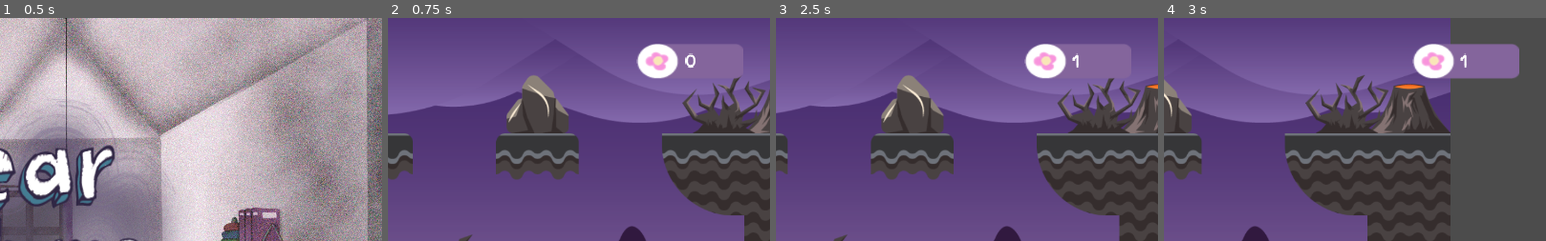
Above: before the commit, frames 1-4 (left to right).
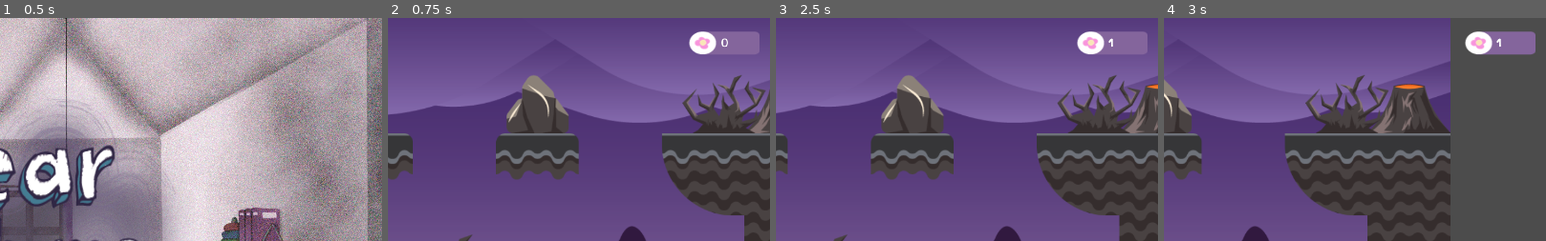
Above: after the commit, the same moments.

Repository: esterfogaca/WGJ2020
Game: Godot game, scene res://scenes/TitleScreen.tscn
The game is run twice, just before and just after one commit, with the same random seed, the same clock (stepped at 60 frames per second) and the same inputs.
Inputs (mouse positions are % of the whole screen's width and height, from its top left):
- Up to frame 1 (0.5 s): no input
- Up to frame 2 (0.75 s): click (51, 77) at 0.5 s
- Up to frame 3 (2.5 s): tap Enter (ui_accept) at 1.25, 1.35, 1.52, 1.82, 2.27, 2.3 s; hold Right (right) from 1.28 s (still down); tap R (run) at 2.1 s
- Up to frame 4 (3 s): tap Enter (ui_accept) at 2.57, 2.85 s; release Right (right) at 2.78 s; hold Left (left) from 2.78 s (still down)
The pictures show only the part of the screen within x 50-100%, y 0-50%; the shares and areas given below are measured in that part.

Frame 1 is identical in both runs. In frame 2, 3.3% of the frame differs, in the area x 65-98%, y 5-28%; in frame 3, 3.3%; in frame 4, 5.1%.

Commit message:
correção do posicionamento do score

Diff:
--- /dev/null
+++ b/scenes/Final_image.tscn
@@ -0,0 +1,10 @@
+[gd_scene load_steps=2 format=2]
+
+[ext_resource path="res://assets/bear/Ursinho-Sprites.jpg" type="Texture" id=1]
+
+[node name="Node2D" type="Node2D"]
+
+[node name="Ursinho-Sprites" type="Sprite" parent="."]
+position = Vector2( 534.862, 298.904 )
+scale = Vector2( 0.136856, 0.134201 )
+texture = ExtResource( 1 )
--- a/scenes/World.tscn
+++ b/scenes/World.tscn
@@ -95,14 +95,14 @@
 autoplay = true
 
 [node name="CanvasLayer" type="CanvasLayer" parent="."]
-scale = Vector2( 0.3, 0.3 )
-transform = Transform2D( 0.3, 0, 0, 0.3, 0, 0 )
+scale = Vector2( 0.2, 0.2 )
+transform = Transform2D( 0.2, 0, 0, 0.2, 0, 0 )
 
 [node name="Counter" parent="CanvasLayer" instance=ExtResource( 4 )]
-margin_left = 2817.65
-margin_top = 114.705
-margin_right = 2936.65
-margin_bottom = 154.705
+margin_left = 4576.03
+margin_top = 89.0308
+margin_right = 4695.03
+margin_bottom = 129.031
 rect_scale = Vector2( 4, 4 )
 [connection signal="picked_flower" from="Flower" to="Girl" method="_on_Flower_picked_flower"]
 [connection signal="picked_flower" from="Flower2" to="Girl" method="_on_Flower_picked_flower"]
